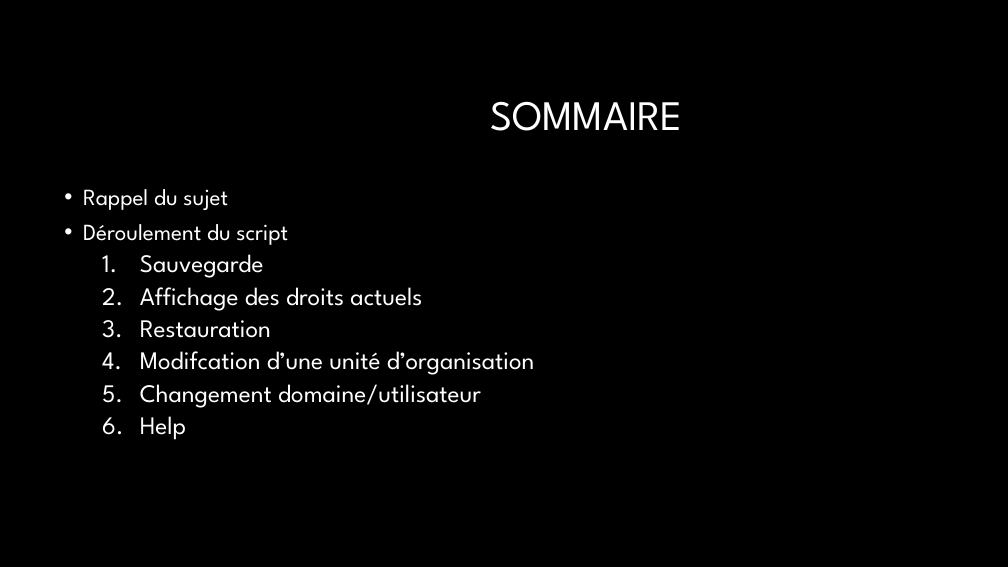
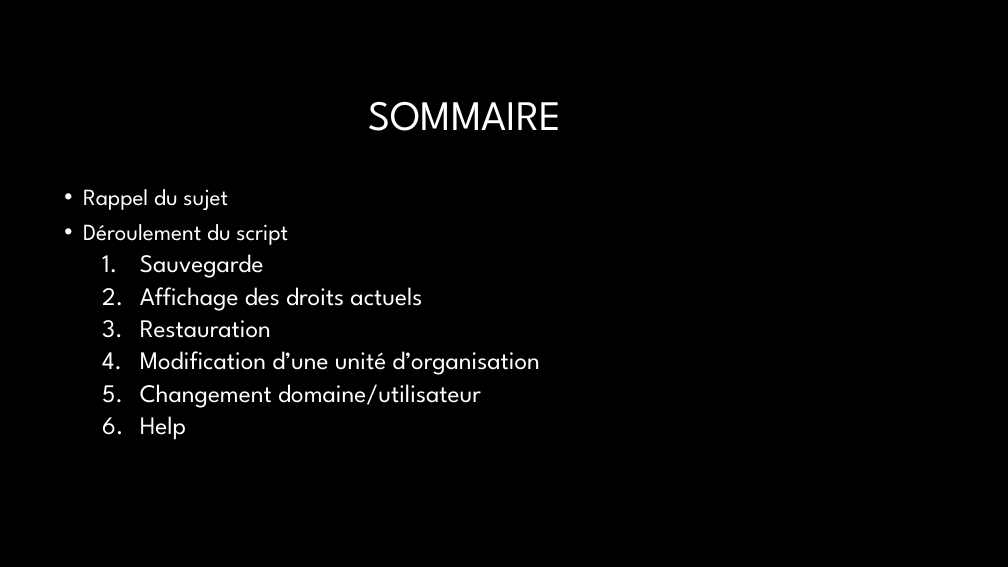
Before and after one commit to FernandezBenjamin/Admin-Windows-Server, a slide deck: slide 2 of ppt_final.pptx. Drawn at 1008x567 pixels with LibreOffice and Linux fonts; fonts in the diff are those of the drawing; background and template pictures are left out. Boxes give left, top, right and bottom in pixels: in the first picture for what was removed or moved away, otherwise in the second. Text is boxed around its words. In the diff, an @@ line names an element or a change of style, - is before the commit and + after.

```diff
--- a/ppt_final.pptx
+++ b/ppt_final.pptx
@@ title "SOMMAIRE" at <box>369,101,562,131</box>: alignment right to centre @@
@@ text at <box>140,351,539,375</box>: text changed @@
-  4. Modifcation d’une unité d’organisation
+  4. Modification d’une unité d’organisation
```
Also in this commit, not shown: 9 other slides changed.
